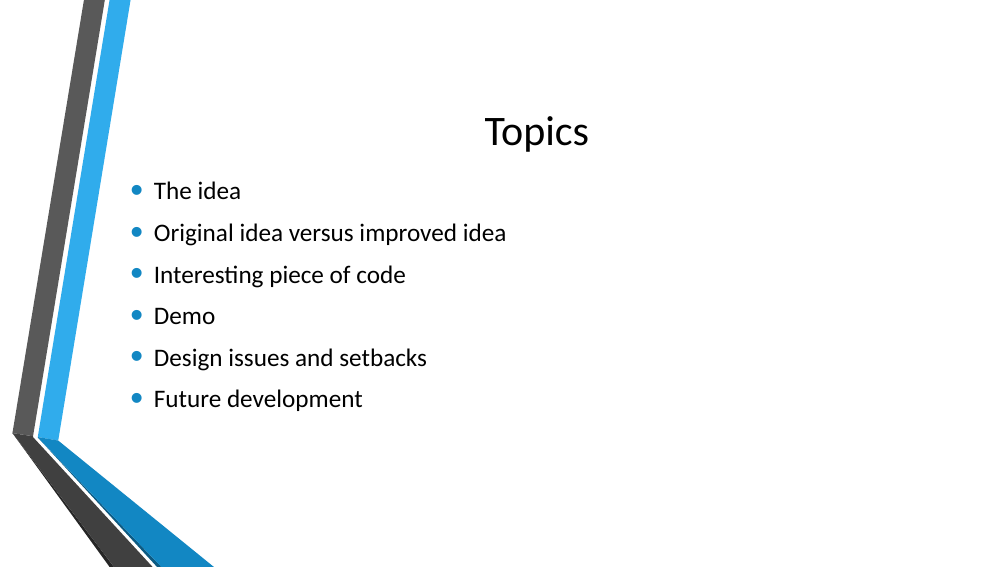
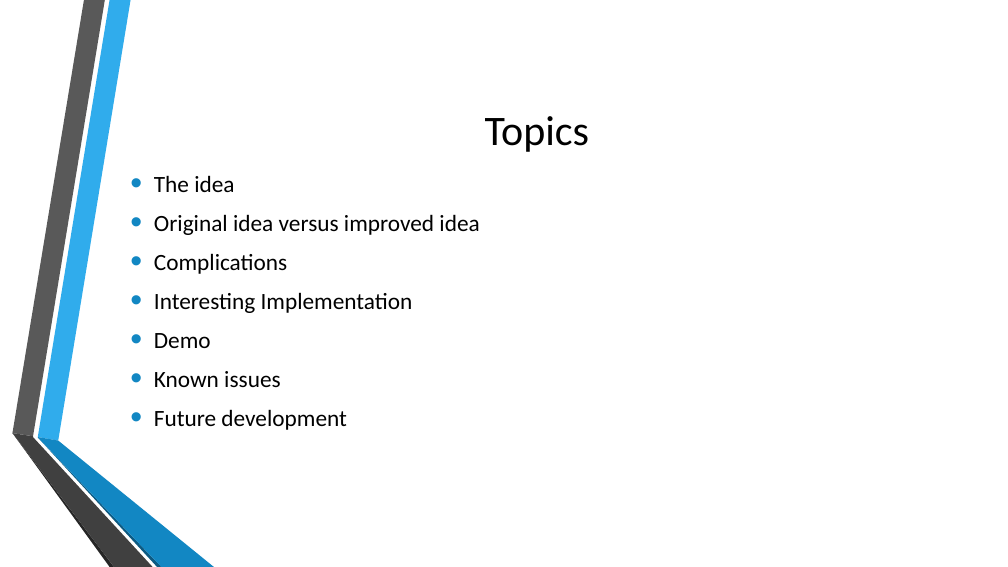
Before and after one commit to nwooldridge/4500_Project, a slide deck: slide 3 of pres.pptx. Drawn at 1008x567 pixels with LibreOffice and Linux fonts; fonts in the diff are those of the drawing; background and template pictures are left out. Boxes give left, top, right and bottom in pixels: in the first picture for what was removed or moved away, otherwise in the second. Text is boxed around its words. In the diff, an @@ line names an element or a change of style, - is before the commit and + after.

Commit message:
Updated presentation

```diff
--- a/pres.pptx
+++ b/pres.pptx
@@ text at bbox=[154, 175, 479, 430]: size 24 to 22.2 pt in "The idea", "Original idea versus improved idea", "Demo", "Future development" @@
@@ text at bbox=[154, 253, 413, 313]: text changed; size 24 to 22.2 pt @@
-• Interesting piece of code
+• Complications
+• Interesting Implementation
@@ text at bbox=[154, 371, 280, 387]: text changed; size 24 to 22.2 pt @@
-• Design issues and setbacks
+• Known issues
```
Also in this commit, not shown: 3 other slides changed, 3 slides added, 1 slide removed.
